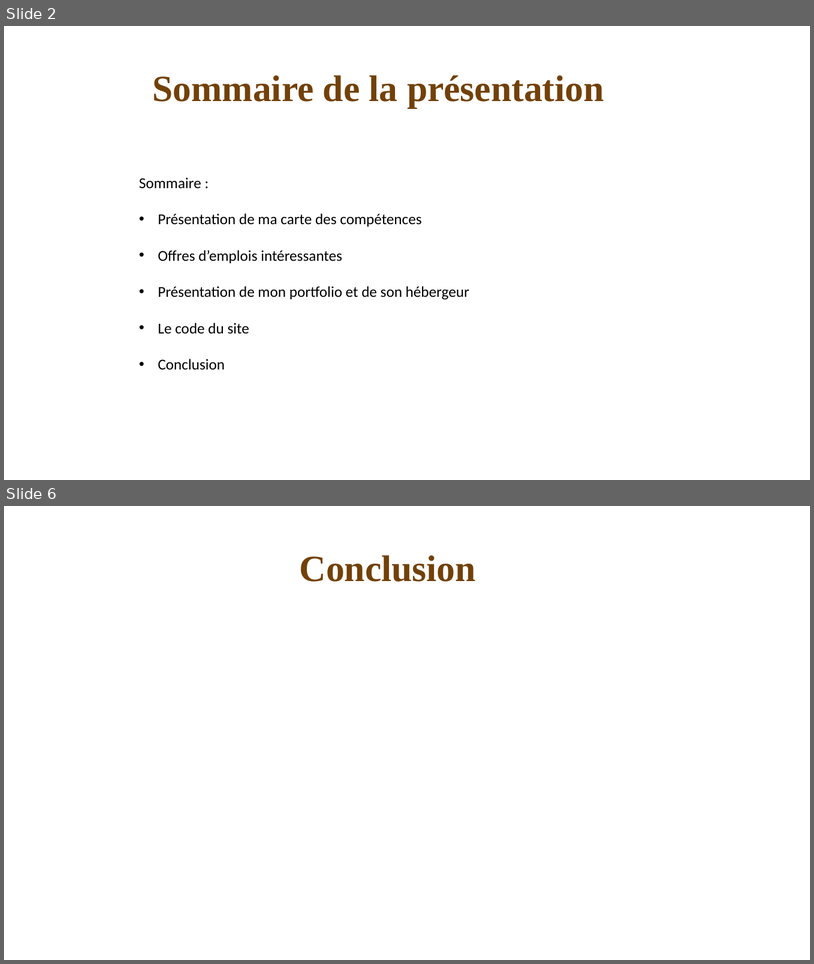
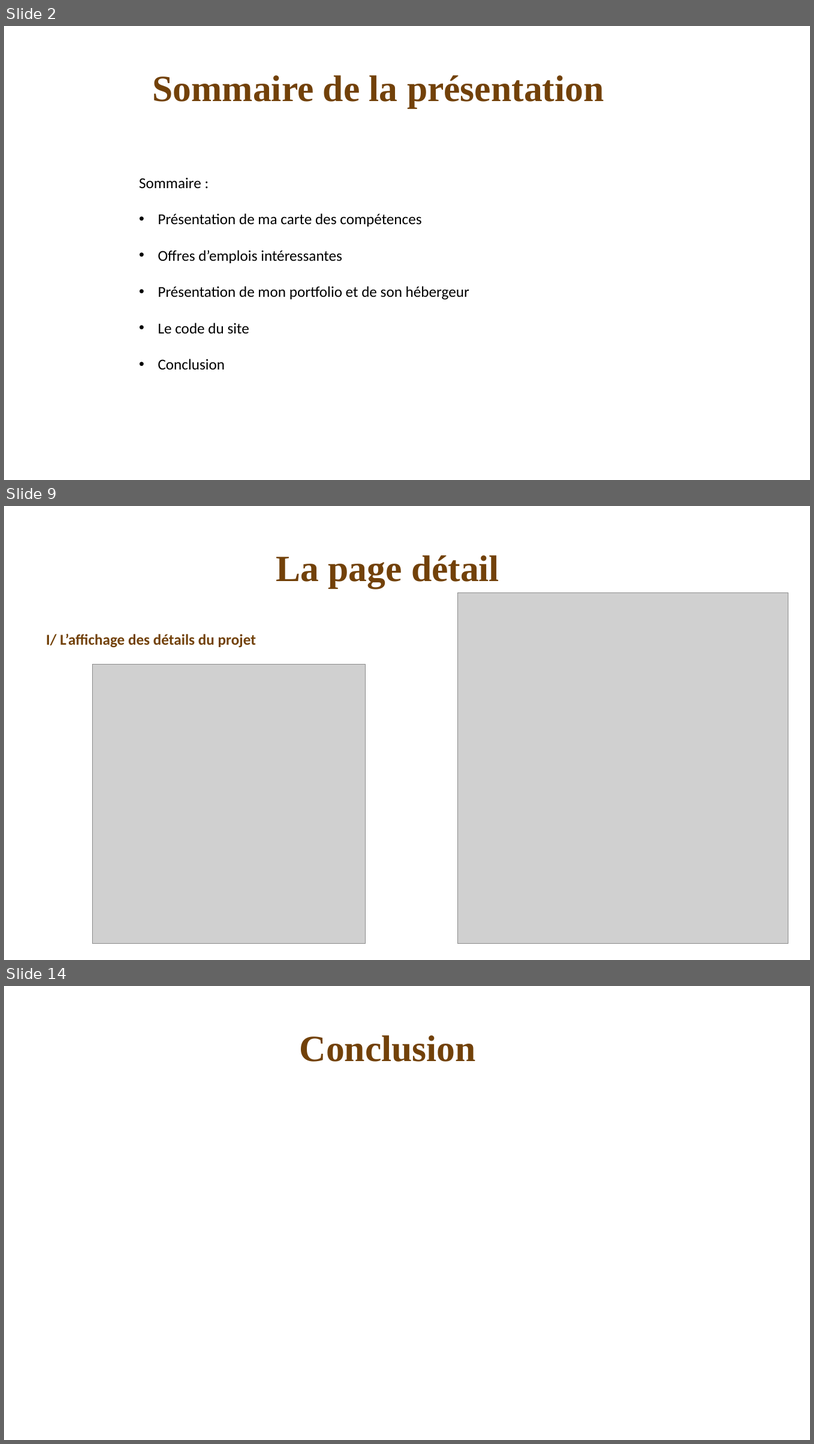
Before and after one commit to VinceDS99/Portfolio, a slide deck: Présentation portfolio.pptx. Shown one above the other, each under a label of ours: slides 2 and 6 before the commit, slides 2, 9 and 14 after it; the slides between them are not shown. The pictures are 814x964 and 814x1444 pixels, drawn with LibreOffice and Linux fonts; fonts in the diff are those of the drawing; grey boxes stand for pictures. Boxes give left, top, right and bottom in pixels: in the first picture for what was removed or moved away, otherwise in the second. Text is boxed around its words. In the diff, an @@ line names an element or a change of style, - is before the commit and + after.

```diff
--- a/Présentation portfolio.pptx
+++ b/Présentation portfolio.pptx
@@ slide 9 added at box(4, 506, 810, 960), background #FFFFFF @@
@@ text added at box(276, 555, 500, 588), 44 pt, text #724209, bold @@
+La page détail
@@ picture added at box(458, 592, 789, 943) @@
@@ text added at box(46, 634, 256, 648), 18 pt, text #724209, bold @@
+I/ L’affichage des détails du projet
@@ picture added at box(92, 664, 366, 943) @@
@@ what was slide 6 is now slide 14 @@
```
Also in this commit, not shown: 2 slides changed, 8 other slides added, 1 slide removed, 3 other files.
